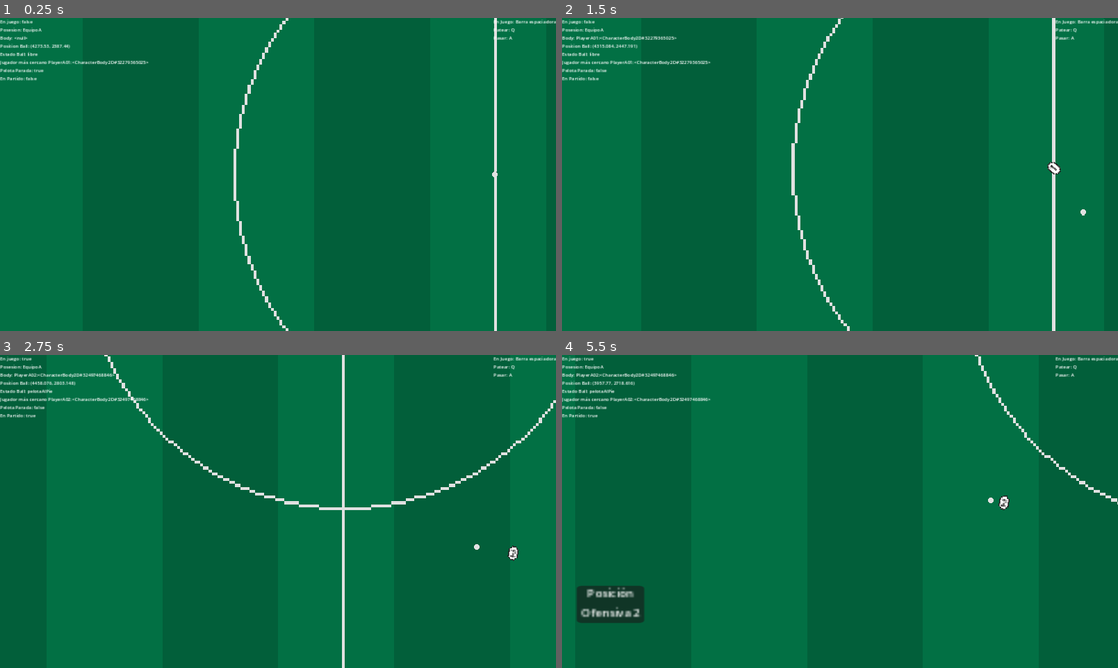
Above: before the commit, frames 1-4 (two rows, left to right).
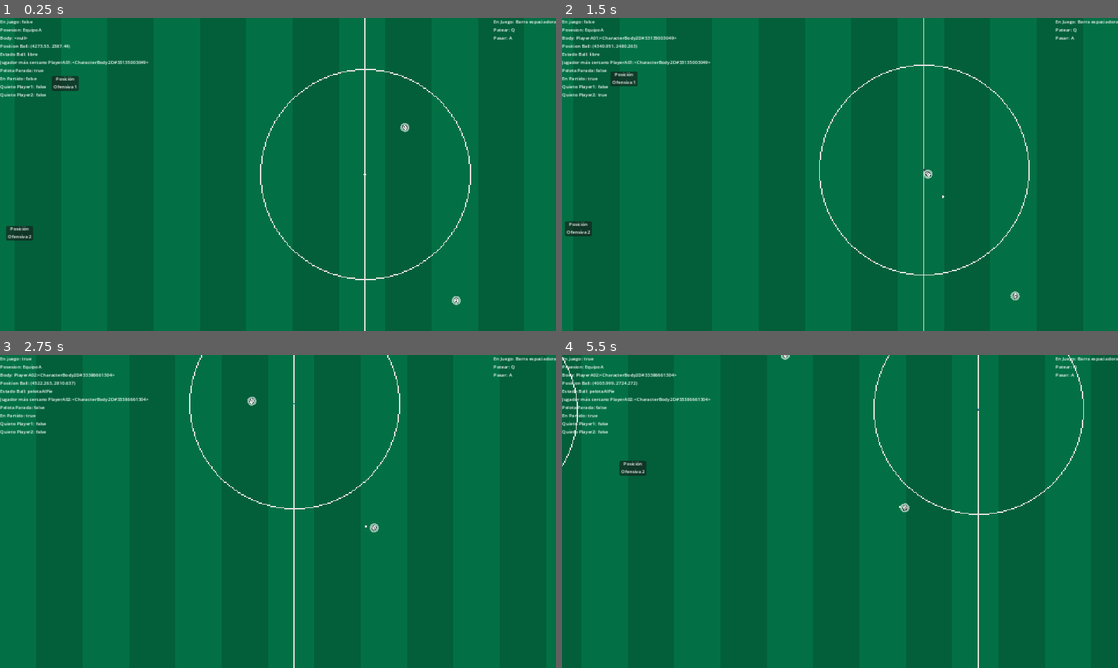
Above: after the commit, the same moments.

Repository: dinamgames/Dinam-Manager
Game: Godot game, scene res://Scenes/match.tscn
The game is run twice, just before and just after one commit, with the same random seed, the same clock (stepped at 60 frames per second) and the same inputs. The engine's default icon, where the game draws it, is replaced by a stand-in: a white triangle on a blue panel in a dark square.
Inputs:
- Up to frame 1 (0.25 s): no input
- Up to frame 2 (1.5 s): hold Right (ui_right) 0.53-1.28 s; tap Space (enJuego) at 0.6, 1.35 s; hold Down (ui_down) from 1.28 s (still down)
- Up to frame 3 (2.75 s): release Down (ui_down) at 2.03 s; hold Right (ui_right) from 2.03 s (still down); tap Space (enJuego) at 2.1 s
- Up to frame 4 (5.5 s): release Right (ui_right) at 2.78 s; hold Up (ui_up) 2.78-3.53 s; tap Space (enJuego) every 0.75 s from 2.85 to 5.1 s; hold Left (ui_left) 3.53-5.03 s; hold Down (ui_down) from 5.03 s (still down)

The runs differ from the first frame. In frame 1, 2.4% of the frame differs, in the area x 0-90%, y 0-100%; in frame 2, 2.5%; in frame 3, 2.2%; in frame 4, 2.9%, in the area x 0-100%, y 0-100%.

Commit message:
Creación de Zona Táctica

Diff:
--- a/Scenes/match.tscn
+++ b/Scenes/match.tscn
@@ -12,7 +12,9 @@
 [ext_resource type="Script" path="res://Scripts/EquipoA.gd" id="9_hws5a"]
 [ext_resource type="Script" path="res://Scripts/Players.gd" id="9_yqymw"]
 [ext_resource type="Script" path="res://Scripts/Player.gd" id="10_0uwb3"]
+[ext_resource type="Texture2D" uid="uid://8u8n8tn6ktqm" path="res://Assets/graphics/ChapaPlayer.png" id="11_upfwr"]
 [ext_resource type="Texture2D" uid="uid://w0lbiymgiig6" path="res://Assets/graphics/ChapaPlayer-export.png" id="12_8xl87"]
+[ext_resource type="Texture2D" uid="uid://ctw6boeuc1omg" path="res://Assets/graphics/CHapaColision.png" id="12_mo50q"]
 [ext_resource type="Script" path="res://Scripts/PersonalA01.gd" id="12_ohwlb"]
 [ext_resource type="Script" path="res://Scripts/PersonalA02.gd" id="14_b8o25"]
 [ext_resource type="Script" path="res://Scripts/Decisiones.gd" id="14_u8vcb"]
@@ -93,11 +95,12 @@
 "times": PackedFloat32Array(0),
 "transitions": PackedFloat32Array(1),
 "update": 0,
-"values": [Vector2(-25, 0)]
+"values": [Vector2(-35, 0)]
 }
 
 [sub_resource type="Animation" id="Animation_i1erh"]
 resource_name = "conduccion"
+length = 0.8
 loop_mode = 1
 step = 0.05
 tracks/0/type = "value"
@@ -107,10 +110,10 @@
 tracks/0/interp = 1
 tracks/0/loop_wrap = true
 tracks/0/keys = {
-"times": PackedFloat32Array(0, 0.5, 1),
+"times": PackedFloat32Array(0, 0.4, 0.8),
 "transitions": PackedFloat32Array(1, 1, 1),
 "update": 0,
-"values": [Vector2(-25, 0), Vector2(-90, 0), Vector2(-25, 0)]
+"values": [Vector2(-35, 0), Vector2(-60, 0), Vector2(-35, 0)]
 }
 
 [sub_resource type="AnimationLibrary" id="AnimationLibrary_12ocg"]
@@ -130,8 +133,26 @@
 [sub_resource type="CircleShape2D" id="CircleShape2D_1fvwe"]
 radius = 6.0
 
+[sub_resource type="RectangleShape2D" id="RectangleShape2D_ha8dj"]
+size = Vector2(1070.14, 597.036)
+
+[sub_resource type="RectangleShape2D" id="RectangleShape2D_hc6m5"]
+size = Vector2(661.946, 309.543)
+
+[sub_resource type="RectangleShape2D" id="RectangleShape2D_iyf2m"]
+size = Vector2(653.262, 957.507)
+
+[sub_resource type="RectangleShape2D" id="RectangleShape2D_ftn2o"]
+size = Vector2(654.395, 319.901)
+
+[sub_resource type="RectangleShape2D" id="RectangleShape2D_m828a"]
+size = Vector2(1075.62, 591.944)
+
 [node name="Match" type="Node2D" groups=["Match"]]
 script = ExtResource("1_1xabp")
+metadata/_edit_vertical_guides_ = [2104.7, 6424.5, 4265.05, 3185.27, 5344.95, 2766.13, 3514.78, 5765.04, 5012.19]
+metadata/_edit_horizontal_guides_ = [991.75, 3792.35, 1592.45, 3190.52, 1910.8, 2870.5]
+metadata/_edit_lock_ = true
 
 [node name="FuncReinicio" type="Node2D" parent="."]
 script = ExtResource("2_rn1kn")
@@ -304,6 +325,7 @@
 shape = SubResource("RectangleShape2D_fmtof")
 
 [node name="Triggers" type="Node2D" parent="Escenario/Arco1"]
+visible = false
 
 [node name="AreaDisparo" type="Area2D" parent="Escenario/Arco1/Triggers"]
 position = Vector2(88, 0)
@@ -455,13 +477,17 @@
 [node name="EquipoA" type="Node2D" parent="Players"]
 script = ExtResource("9_hws5a")
 
+[node name="Sprite2D" type="Sprite2D" parent="Players/EquipoA"]
+visible = false
+texture = ExtResource("11_upfwr")
+
 [node name="Posiciones" type="Node2D" parent="Players/EquipoA"]
 position = Vector2(990.2, 465.601)
 
 [node name="PlayerA01" type="Node2D" parent="Players/EquipoA/Posiciones"]
 
 [node name="PosOfensiva" type="Marker2D" parent="Players/EquipoA/Posiciones/PlayerA01"]
-position = Vector2(2469.6, 1317.84)
+position = Vector2(2243.33, 1606.34)
 
 [node name="Panel" type="Panel" parent="Players/EquipoA/Posiciones/PlayerA01/PosOfensiva"]
 offset_left = -40.5359
@@ -483,7 +509,7 @@
 [node name="PlayerA02" type="Node2D" parent="Players/EquipoA/Posiciones"]
 
 [node name="PosOfensiva" type="Marker2D" parent="Players/EquipoA/Posiciones/PlayerA02"]
-position = Vector2(2436.45, 2394.88)
+position = Vector2(2085.72, 2123.35)
 
 [node name="Panel" type="Panel" parent="Players/EquipoA/Posiciones/PlayerA02/PosOfensiva"]
 offset_left = -40.5359
@@ -510,22 +536,29 @@
 motion_mode = 1
 platform_floor_layers = 4294901760
 script = ExtResource("10_0uwb3")
-speedBall = 900.0
-
-[node name="Sprite2D" type="Sprite2D" parent="Players/EquipoA/PlayerA01"]
+accel = 0.03
+
+[node name="Graphics" type="Node2D" parent="Players/EquipoA/PlayerA01"]
+
+[node name="Coll" type="Sprite2D" parent="Players/EquipoA/PlayerA01/Graphics"]
+modulate = Color(1, 1, 1, 0.552941)
+texture_filter = 3
+texture = ExtResource("12_mo50q")
+
+[node name="Player" type="Sprite2D" parent="Players/EquipoA/PlayerA01/Graphics"]
 texture_filter = 3
 texture = ExtResource("12_8xl87")
 
-[node name="Label" type="Label" parent="Players/EquipoA/PlayerA01"]
+[node name="Label" type="Label" parent="Players/EquipoA/PlayerA01/Graphics"]
 texture_filter = 3
 anchors_preset = 8
 anchor_left = 0.5
 anchor_top = 0.5
 anchor_right = 0.5
 anchor_bottom = 0.5
-offset_left = -3.62457
+offset_left = -3.62451
 offset_top = -10.7948
-offset_right = 36.3755
+offset_right = 36.3756
 offset_bottom = 24.2052
 grow_horizontal = 2
 grow_vertical = 2
@@ -538,7 +571,7 @@
 shape = SubResource("CircleShape2D_uls8d")
 
 [node name="ballPie" type="Marker2D" parent="Players/EquipoA/PlayerA01"]
-position = Vector2(-25, 0)
+position = Vector2(-35, 0)
 
 [node name="AnimationPlayer" type="AnimationPlayer" parent="Players/EquipoA/PlayerA01"]
 libraries = {
@@ -565,28 +598,35 @@
 script = ExtResource("12_ohwlb")
 
 [node name="PlayerA02" type="CharacterBody2D" parent="Players/EquipoA" groups=["Player"]]
-position = Vector2(4576.55, 2823.15)
+position = Vector2(4589.57, 2822.56)
 collision_layer = 2
 collision_mask = 20
 motion_mode = 1
 platform_floor_layers = 4294901760
 script = ExtResource("10_0uwb3")
-speedBall = 900.0
-
-[node name="Sprite2D" type="Sprite2D" parent="Players/EquipoA/PlayerA02"]
+accel = 0.03
+
+[node name="Graphics" type="Node2D" parent="Players/EquipoA/PlayerA02"]
+
+[node name="Coll" type="Sprite2D" parent="Players/EquipoA/PlayerA02/Graphics"]
+modulate = Color(1, 1, 1, 0.552941)
+texture_filter = 3
+texture = ExtResource("12_mo50q")
+
+[node name="Player" type="Sprite2D" parent="Players/EquipoA/PlayerA02/Graphics"]
 texture_filter = 3
 texture = ExtResource("12_8xl87")
 
-[node name="Label" type="Label" parent="Players/EquipoA/PlayerA02"]
+[node name="Label" type="Label" parent="Players/EquipoA/PlayerA02/Graphics"]
 texture_filter = 3
 anchors_preset = 8
 anchor_left = 0.5
 anchor_top = 0.5
 anchor_right = 0.5
 anchor_bottom = 0.5
-offset_left = -4.01373
+offset_left = -4.01367
 offset_top = -10.3801
-offset_right = 35.9863
+offset_right = 35.9864
 offset_bottom = 24.6199
 grow_horizontal = 2
 grow_vertical = 2
@@ -599,7 +639,7 @@
 shape = SubResource("CircleShape2D_uls8d")
 
 [node name="ballPie" type="Marker2D" parent="Players/EquipoA/PlayerA02"]
-position = Vector2(-25, 0)
+position = Vector2(-35, 0)
 
 [node name="AnimationPlayer" type="AnimationPlayer" parent="Players/EquipoA/PlayerA02"]
 libraries = {
@@ -656,7 +696,6 @@
 shape = SubResource("CircleShape2D_1fvwe")
 
 [node name="Camera2D" type="Camera2D" parent="Ball"]
-zoom = Vector2(2.5, 2.5)
 limit_left = 0
 limit_top = 0
 limit_smoothed = true
@@ -664,6 +703,85 @@
 position_smoothing_speed = 2.0
 script = ExtResource("18_mb1ey")
 
+[node name="ZonasTacticas" type="Node2D" parent="."]
+
+[node name="Zona1" type="Area2D" parent="ZonasTacticas"]
+position = Vector2(2432.46, 1296.97)
+
+[node name="CollisionShape2D" type="CollisionShape2D" parent="ZonasTacticas/Zona1"]
+position = Vector2(214.422, -2.67737)
+shape = SubResource("RectangleShape2D_ha8dj")
+
+[node name="Zona2" type="Area2D" parent="ZonasTacticas"]
+position = Vector2(2469.28, 1775.46)
+
+[node name="CollisionShape2D" type="CollisionShape2D" parent="ZonasTacticas/Zona2"]
+position = Vector2(-33.405, -20.392)
+shape = SubResource("RectangleShape2D_hc6m5")
+
+[node name="Zona3" type="Area2D" parent="ZonasTacticas"]
+position = Vector2(2444.63, 2387.61)
+
+[node name="CollisionShape2D" type="CollisionShape2D" parent="ZonasTacticas/Zona3"]
+position = Vector2(-7.67065, 4.98877)
+shape = SubResource("RectangleShape2D_iyf2m")
+
+[node name="Zona4" type="Area2D" parent="ZonasTacticas"]
+position = Vector2(2415.58, 3034.3)
+
+[node name="CollisionShape2D" type="CollisionShape2D" parent="ZonasTacticas/Zona4"]
+position = Vector2(20.6453, -4.11572)
+shape = SubResource("RectangleShape2D_ftn2o")
+
+[node name="Zona5" type="Area2D" parent="ZonasTacticas"]
+position = Vector2(2420.7, 3496.95)
+
+[node name="CollisionShape2D" type="CollisionShape2D" parent="ZonasTacticas/Zona5"]
+position = Vector2(226.439, -5.83862)
+shape = SubResource("RectangleShape2D_m828a")
+
+[node name="Zona6" type="Area2D" parent="ZonasTacticas"]
+
+[node name="Zona7" type="Area2D" parent="ZonasTacticas"]
+
+[node name="Zona8" type="Area2D" parent="ZonasTacticas"]
+
+[node name="Zona9" type="Area2D" parent="ZonasTacticas"]
+
+[node name="Zona10" type="Area2D" parent="ZonasTacticas"]
+
+[node name="Zona11" type="Area2D" parent="ZonasTacticas"]
+
+[node name="Zona12" type="Area2D" parent="ZonasTacticas"]
+
+[node name="Zona13" type="Area2D" parent="ZonasTacticas"]
+
+[node name="Zona14" type="Area2D" parent="ZonasTacticas"]
+
+[node name="Zona15" type="Area2D" parent="ZonasTacticas"]
+
+[node name="Zona16" type="Area2D" parent="ZonasTacticas"]
+
+[node name="Zona17" type="Area2D" parent="ZonasTacticas"]
+
+[node name="Zona18" type="Area2D" parent="ZonasTacticas"]
+
+[node name="Zona19" type="Area2D" parent="ZonasTacticas"]
+
+[node name="Zona20" type="Area2D" parent="ZonasTacticas"]
+
+[node name="Zona21" type="Area2D" parent="ZonasTacticas"]
+
+[node name="Zona22" type="Area2D" parent="ZonasTacticas"]
+
+[node name="Zona23" type="Area2D" parent="ZonasTacticas"]
+
+[node name="Zona24" type="Area2D" parent="ZonasTacticas"]
+
+[node name="Zona25" type="Area2D" parent="ZonasTacticas"]
+
+[node name="Zona26" type="Area2D" parent="ZonasTacticas"]
+
 [connection signal="body_entered" from="Escenario/Arco1/Triggers/AreaDisparo" to="Players/EquipoA" method="_on_area_disparo_body_entered"]
 [connection signal="body_exited" from="Escenario/Arco1/Triggers/AreaDisparo" to="Players/EquipoA" method="_on_area_disparo_body_exited"]
 [connection signal="body_entered" from="Ball/BallArea" to="Ball" method="_on_ball_area_body_entered"]
--- /dev/null
+++ b/Scenes/sistema_tactico.tscn
@@ -0,0 +1,33 @@
+[gd_scene load_steps=3 format=3 uid="uid://c2tpb7gvrp5e0"]
+
+[ext_resource type="Texture2D" uid="uid://bquh82qy3caoh" path="res://Assets/graphics/sistema_tactico.png" id="1_baa6i"]
+[ext_resource type="Texture2D" uid="uid://ctw6boeuc1omg" path="res://Assets/graphics/CHapaColision.png" id="2_0yt74"]
+
+[node name="SistemaTactico" type="Node2D"]
+position = Vector2(191.55, 124.474)
+
+[node name="SistemaTactico" type="Sprite2D" parent="."]
+texture_filter = 3
+texture = ExtResource("1_baa6i")
+
+[node name="Player Avanzada" type="Node2D" parent="."]
+position = Vector2(-39.5221, -2.52269)
+
+[node name="CHapaColision" type="Sprite2D" parent="Player Avanzada"]
+position = Vector2(442.298, 0.940475)
+scale = Vector2(0.4, 0.4)
+texture = ExtResource("2_0yt74")
+
+[node name="PlayerGeneral" type="Node2D" parent="."]
+position = Vector2(-39.5221, -2.52269)
+
+[node name="CHapaColision" type="Sprite2D" parent="PlayerGeneral"]
+scale = Vector2(0.4, 0.4)
+texture = ExtResource("2_0yt74")
+
+[node name="Avanzadas" type="Node2D" parent="."]
+
+[node name="SistemaTacticoAvanzado" type="Sprite2D" parent="Avanzadas"]
+texture_filter = 3
+position = Vector2(402.296, 0)
+texture = ExtResource("1_baa6i")
--- a/Scripts/Ball.gd
+++ b/Scripts/Ball.gd
@@ -38,7 +38,7 @@
 
 
 func Patear(destino : Vector2, speedBall):
-	direccion = global_position.direction_to(destino)
+	direccion = global_transform.origin.direction_to(destino)
 	direccion = direccion.normalized()
 	var impulso = direccion * speedBall
 	linear_velocity = Vector2.ZERO
@@ -47,7 +47,6 @@
 
 func _on_ball_area_body_entered(body):
 	if body.is_in_group("Player"):
-		print("colisión")
 		bodyPlayer = body
 		if Match.isPelotaParada == true:
 			estadosPelota = "pelotaAlPie"
--- a/Scripts/ControlLabel.gd
+++ b/Scripts/ControlLabel.gd
@@ -21,3 +21,5 @@
 	)
 	$VBoxContainer/Label7.text = "Pelota Parada: " + str(Match.isPelotaParada)
 	$VBoxContainer/Label8.text = "En Partido: " + str(Match.enPartido)
+	$VBoxContainer/Label9.text = "Quieto Player1: " + str(player_a_01.quieto)
+	$VBoxContainer/Label10.text = "Quieto Player2: " + str(player_a_02.quieto)
--- a/Scripts/EquipoA.gd
+++ b/Scripts/EquipoA.gd
@@ -3,15 +3,18 @@
 var ArrayPlayersPelota = [0, 1,]
 var playerPorLaPelota
 var destinoPase : Vector2 = Vector2.ZERO
+var receptorPase
 var bodySacaMedio
 
 @onready var Player01 = $PlayerA01
 @onready var Player02 = $PlayerA02
 @onready var Ball = get_tree().get_nodes_in_group("Ball")[0]
 
-func _process(_delta):
+func _physics_process(_delta):
 	DisPlayersPelota()
 	DestinoPase()
+	if destinoPase:
+		$Sprite2D.global_transform.origin = destinoPase
 
 func DisPlayersPelota():
 	ArrayPlayersPelota[0] = (
@@ -32,15 +35,11 @@
 
 func DestinoPase(): # Esta función reemplazarla por la elección de pase
 	if Ball.bodyPlayer == Player01:
-		if Player02.velocity != Vector2.ZERO:
-			destinoPase = Player02.ballPie
-		else:
-			destinoPase = Player02.global_transform.origin
+		receptorPase = Player02
 	else:
-		if Player01.velocity != Vector2.ZERO:
-			destinoPase = Player01.ballPie
-		else:
-			destinoPase = Player01.global_transform.origin
+		receptorPase = Player01
+
+	destinoPase = receptorPase.global_transform.origin
 
 	return destinoPase
 
--- a/Scripts/Player.gd
+++ b/Scripts/Player.gd
@@ -3,9 +3,8 @@
 var speed : float = 0.0
 const SPEED_FINAL : float = 200.0
 
-@export var speedBall : float
-
-#if equipo_a.PlayerPorLaPelota == self: EJEMPLO
+@export var accel : float
+var speedBall : float
 
 var equipo
 var objetivo
@@ -17,7 +16,12 @@
 var rayoLibertad : bool = false
 var playerCercano
 var pateando : bool = false
+var quieto : bool = false
 var weight : float = 0.1
+
+var destinoPase : Vector2
+var distPase : float = 0.0
+
 
 
 @onready var Ball = get_tree().get_nodes_in_group("Ball")[0]
@@ -33,7 +37,12 @@
 	objetivoConducir = $Personal.objetivoConducir
 	EncargadosFalta()
 
+
 func _physics_process(_delta):
+	LookAndMove()
+
+
+func LookAndMove():
 	ballPie = $ballPie.global_transform.origin
 
 	if objetivo:
@@ -42,6 +51,8 @@
 		var dis_obj = global_transform.origin.distance_to(objetivo)
 		if dis_obj > 3:
 			Desplazamiento()
+		else:
+			Girar(Ball.global_transform.origin)
 
 
 func EncargadosFalta():
@@ -49,10 +60,24 @@
 		equipo_a.bodySacaMedio = self
 
 
+func powerPass():
+	distPase = Ball.global_transform.origin.distance_to(destinoPase)
+	speedBall = 900 # Convertir en Coef
+
+
+func Quieto():
+	quieto = true
+	await get_tree().create_timer(1.0).timeout
+	quieto = false
+
+
 func Pasar():
-	var destinoPase = equipo_a.DestinoPase()
+	destinoPase = equipo_a.DestinoPase()
+	equipo_a.receptorPase.Quieto() # Modificar por Estado Quieto
+	#equipo_a.receptorPase.speed = 0
 	if Ball.estadosPelota == "pelotaAlPie":
 		set_collision_layer_value(2, false)
+		powerPass()
 		Patear(destinoPase)
 		await get_tree().create_timer(0.5).timeout
 		set_collision_layer_value(2, true)
@@ -63,20 +88,26 @@
 	Girar(objetivo)
 	Ball.Patear(destino, speedBall)
 	Ball.estadosPelota = "libre"
+	await get_tree().create_timer(0.5).timeout
 	pateando = false
 
 
 func Conducir():
 	objetivo = objetivoConducir
 	Girar(objetivo)
-	if velocity != Vector2.ZERO:
+	if velocity != Vector2.ZERO and Ball.estadosPelota == "pelotaAlPie":
 		$AnimationPlayer.play("conduccion")
 	else:
 		$AnimationPlayer.stop()
 
+
 func Accel(speed_inicial):
-	speed = lerp(speed_inicial, SPEED_FINAL, 0.025)
+	if quieto == false:
+		speed = lerp(speed_inicial, SPEED_FINAL, accel)
+	else:
+		speed = 0
 	return speed
+
 
 func Desplazamiento():
 	if velocity == Vector2.ZERO:
@@ -86,25 +117,14 @@
 	Accel(speed)
 	var speed_accel = Accel(speed)
 	velocity = direccion * speed_accel
-	move_and_slide()
+	if pateando == false or quieto == false:
+		move_and_slide()
 
 
 func Girar(destino):
 	var origen = global_transform.origin
 	var angulo_destino = (origen - destino).normalized().angle()
 	rotation = lerp_angle(rotation, angulo_destino, weight)
-
-
-func MovManual():
-	direccion = Vector2.ZERO
-	if Input.is_action_pressed("ui_up"):
-		direccion.y = -1
-	if Input.is_action_pressed("ui_down"):
-		direccion.y = 1
-	if Input.is_action_pressed("ui_right"):
-		direccion.x = 1
-	if Input.is_action_pressed("ui_left"):
-		direccion.x = -1
 
 
 func PlayerCercano():
@@ -119,7 +139,11 @@
 	if Ball.bodyPlayer == self:
 		AreaTiroRival()
 	else:
-		objetivo = pos_ofensiva
+		if quieto == false:
+			objetivo = pos_ofensiva
+		else:
+			objetivo = global_transform.origin
+			direccion = Vector2.ZERO
 
 
 func AreaTiroRival():
--- a/project.godot
+++ b/project.godot
@@ -10,7 +10,7 @@
 
 [application]
 
-config/name="Mecanicas 2d"
+config/name="Dinam - Manager"
 run/main_scene="res://Scenes/match.tscn"
 config/features=PackedStringArray("4.1", "GL Compatibility")
 run/max_fps=60
Binary file changed: Assets/graphics/Arc0x4.png
Binary file added: Assets/graphics/CHapaColision.png
Not shown, added: Assets/graphics/CHapaColision.png.import
Binary file changed: Assets/graphics/estadiox4.png
Binary file added: Assets/graphics/sistema_tactico.png
Not shown, added: Assets/graphics/sistema_tactico.png.import
Not shown: 1 places in Scenes/match.tscn that only renumber resources
